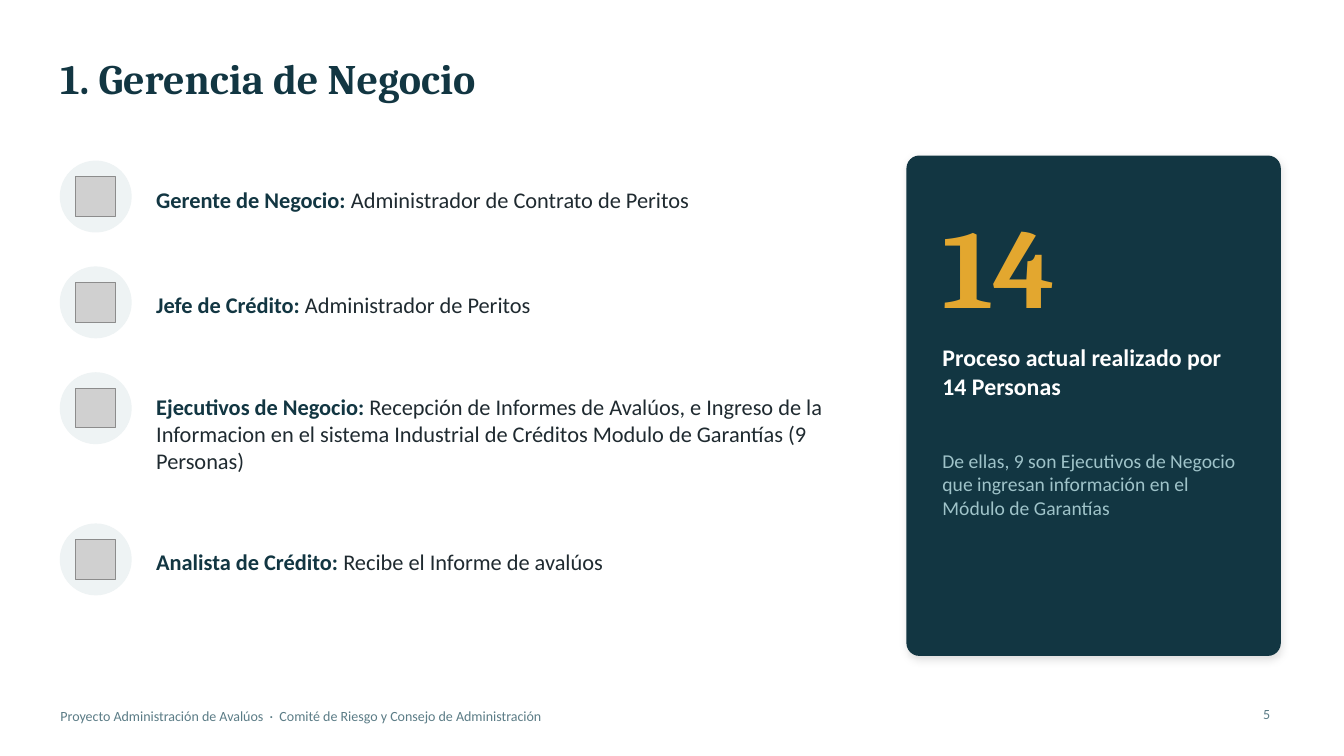
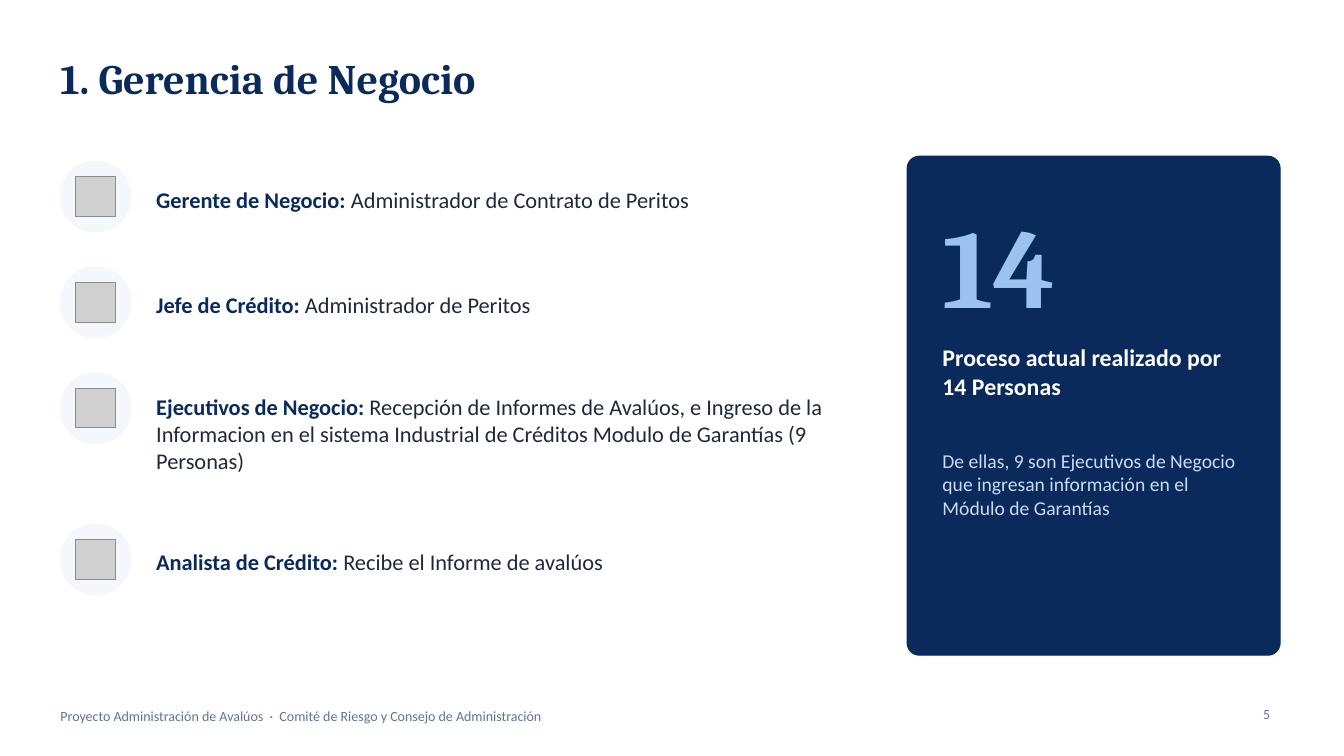
Before and after one commit to menjivar201280/riesgo, a slide deck: slide 5 of administracion-avaluos/Proyecto_Administracion_de_Avaluos.pptx. Drawn at 1344x756 pixels with LibreOffice and Linux fonts; fonts in the diff are those of the drawing; grey boxes stand for pictures. Boxes give left, top, right and bottom in pixels: in the first picture for what was removed or moved away, otherwise in the second. Text is boxed around its words. In the diff, an @@ line names an element or a change of style, - is before the commit and + after.

```diff
--- a/administracion-avaluos/Proyecto_Administracion_de_Avaluos.pptx
+++ b/administracion-avaluos/Proyecto_Administracion_de_Avaluos.pptx
@@ title "1. Gerencia de Negocio" at (60,64,476,104): text colour #123642 to #0A2A5C @@
@@ text "Gerente de Negocio: Administrador de ..." at (156,192,689,212): text colour #123642 to #0A2A5C in "Gerente de Negocio:"; text colour #1F2A30 to #1E2A3A in "Administrador de Contrato de Peritos" @@
@@ rounded rectangle at (907,156,1280,655): fill #123642 to #0A2A5C; outline #123642 1 pt to #0A2A5C 0.75 pt; shadow off @@
@@ text "14" at (942,231,1055,308): text colour #E3A72F to #9CC3F0 @@
@@ text "Jefe de Crédito: Administrador de ..." at (156,297,531,313): text colour #123642 to #0A2A5C in "Jefe de Crédito:"; text colour #1F2A30 to #1E2A3A in "Administrador de Peritos" @@
@@ text "Ejecutivos de Negocio: Recepción de ..." at (156,399,822,472): text colour #123642 to #0A2A5C in "Ejecutivos de Negocio:"; text colour #1F2A30 to #1E2A3A in "Recepción de Informes de Avalúos, e Ingreso ..." @@
@@ text "De ellas, 9 son Ejecutivos ..." at (942,454,1235,515): text colour #9FC3C9 to #C9DBF2 @@
@@ text "Analista de Crédito: Recibe el ..." at (156,554,603,570): text colour #123642 to #0A2A5C in "Analista de Crédito:"; text colour #1F2A30 to #1E2A3A in "Recibe el Informe de avalúos" @@
```
Also in this commit, not shown: 15 other slides changed.
